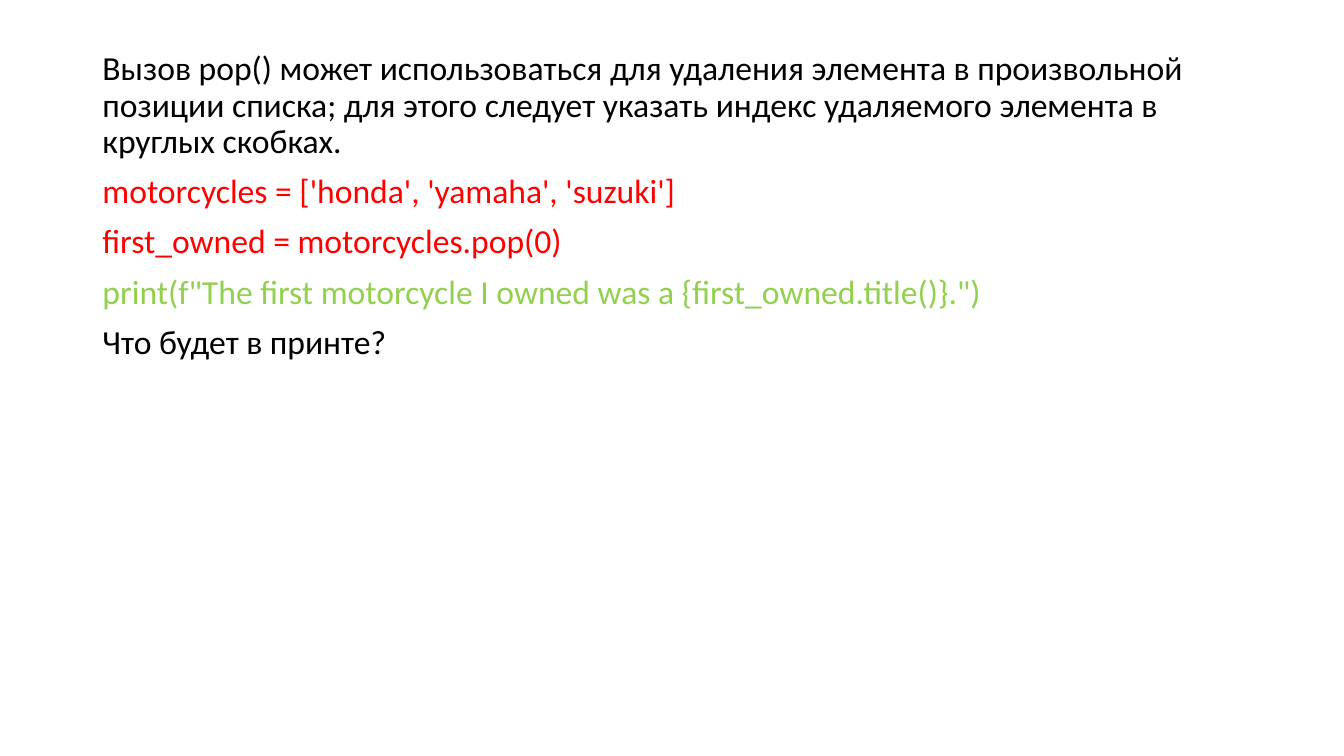
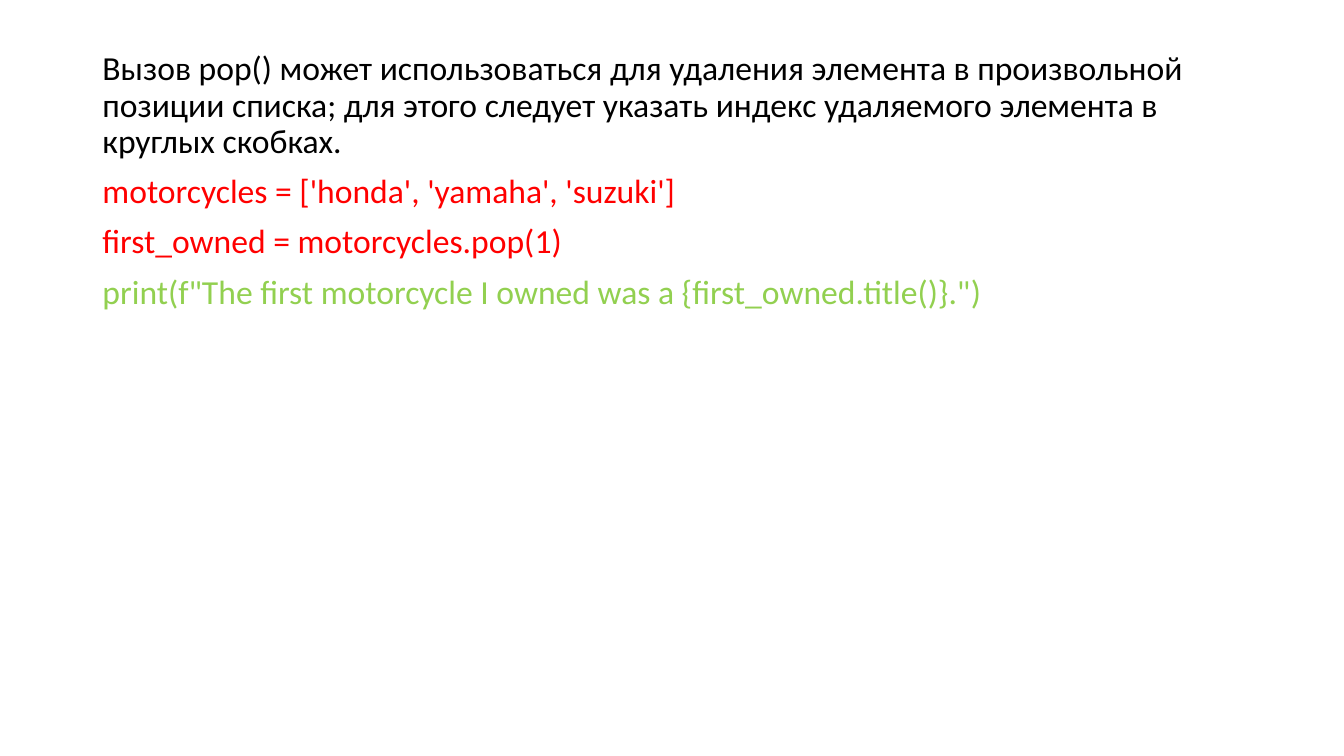
Before and after one commit to xDes-by/test, a slide deck: slide 19 of Презентация3.pptx (slide 18 before the commit). Drawn at 1344x756 pixels with LibreOffice and Linux fonts; fonts in the diff are those of the drawing. Boxes give left, top, right and bottom in pixels: in the first picture for what was removed or moved away, otherwise in the second. Text is boxed around its words. In the diff, an @@ line names an element or a change of style, - is before the commit and + after.

```diff
--- a/Презентация3.pptx
+++ b/Презентация3.pptx
@@ text at bbox=[102, 228, 562, 259]: text changed @@
-first_owned = motorcycles.pop(0)
+first_owned = motorcycles.pop(1)
@@ text at bbox=[102, 331, 386, 360]: paragraph removed @@
-Что будет в принте?
```
Also in this commit, not shown: 2 other slides changed, 1 slide added, 2 other files.
